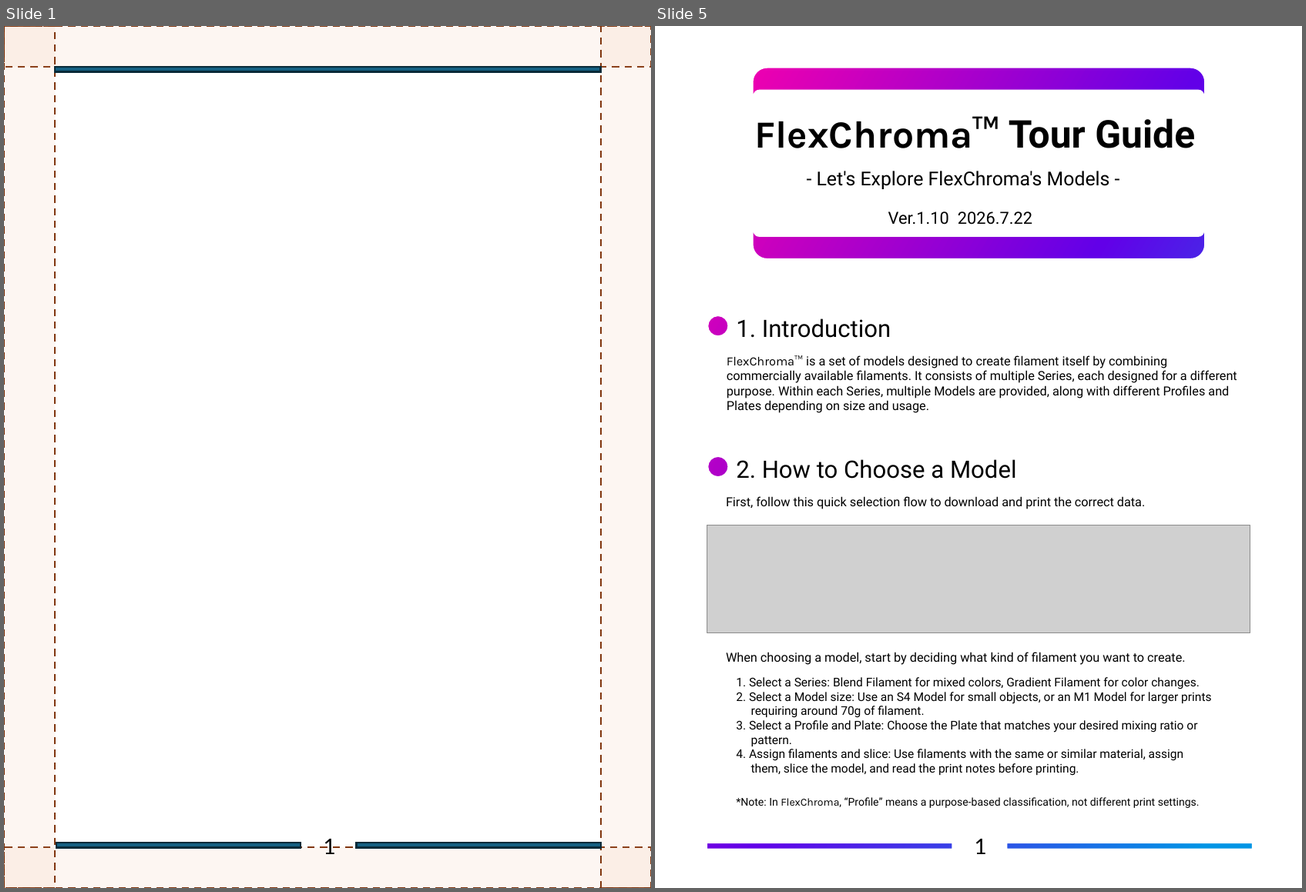
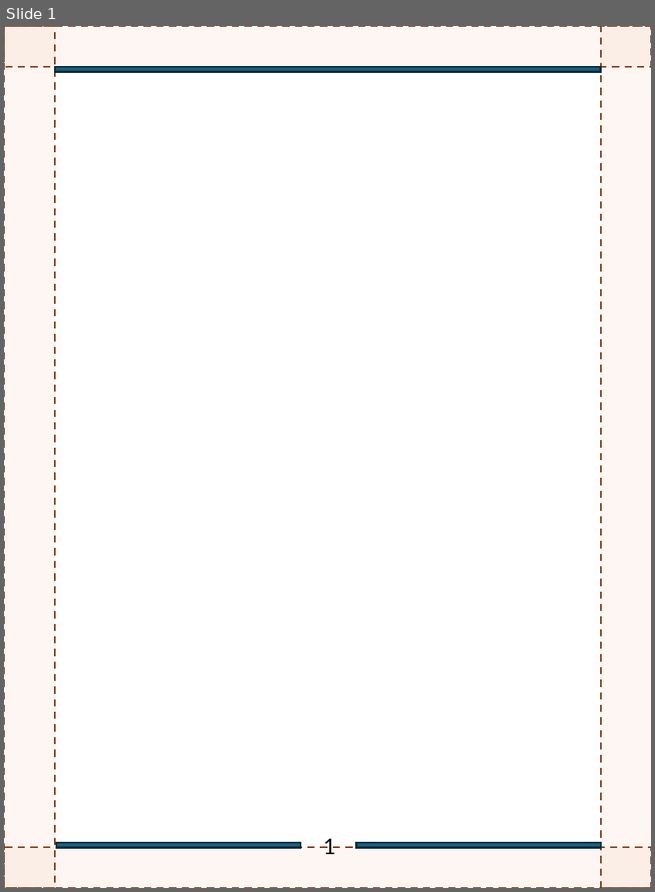
Before and after one commit to FlexChromaHQ/FlexChroma, a slide deck: Documents/Original/FlexChroma_Tour_Guide_JP.pptx. Shown side by side, each under a label of ours: slides 1 and 5 before the commit, slide 1 after it; the slides between them are not shown. The pictures are 1306x892 and 655x892 pixels, drawn with LibreOffice and Linux fonts; fonts in the diff are those of the drawing; grey boxes stand for pictures. Boxes give left, top, right and bottom in pixels: in the first picture for what was removed or moved away, otherwise in the second. Text is boxed around its words. In the diff, an @@ line names an element or a change of style, - is before the commit and + after.

Commit message:
Apply design changes to the Japanese version

```diff
--- a/Documents/Original/FlexChroma_Tour_Guide_JP.pptx
+++ b/Documents/Original/FlexChroma_Tour_Guide_JP.pptx
@@ slide 5 removed at [655,26,1302,888], background #FFFFFF @@
@@ freeform shape removed at [655,27,1302,888] @@
@@ rectangle removed at [658,31,1299,884] @@
@@ text removed at [755,116,1195,148] @@
-FlexChroma™ Tour Guide
@@ text removed at [817,171,1110,189] @@
-- Let's Explore FlexChroma's Models -
@@ text removed at [888,212,1032,225] @@
-Ver.1.10 2026.7.22
@@ text removed at [736,319,891,338] @@
-1. Introduction
@@ text removed at [727,356,1237,413] @@
-FlexChroma™ is a set of models designed to create filament itself by combining commercially available filaments. It consists of multiple Series, each designed for a different purpose. Within each Series, multiple Models are provided, along with different Profiles and Plates depending on size and usage.
@@ text removed at [736,460,1017,479] @@
-2. How to Choose a Model
@@ text removed at [726,496,1145,510] @@
-First, follow this quick selection flow to download and print the correct data.
@@ picture removed at [707,525,1250,633] @@
@@ text removed at [726,652,1185,665] @@
-When choosing a model, start by deciding what kind of filament you want to create.
@@ text removed at [736,677,1211,776] @@
-1. Select a Series: Blend Filament for mixed colors, Gradient Filament for color changes.
-2. Select a Model size: Use an S4 Model for small objects, or an M1 Model for larger prints
-requiring around 70g of filament.
-3. Select a Profile and Plate: Choose the Plate that matches your desired mixing ratio or
-pattern.
-4. Assign filaments and slice: Use filaments with the same or similar material, assign
-them, slice the model, and read the print notes before printing.
@@ text removed at [736,798,1199,808] @@
-*Note: In FlexChroma, “Profile” means a purpose-based classification, not different print settings.
@@ text removed at [975,839,987,855] @@
-1
```
Also in this commit, not shown: 2 slides changed, 4 slides added, 3 other slides removed, 1 other file.
